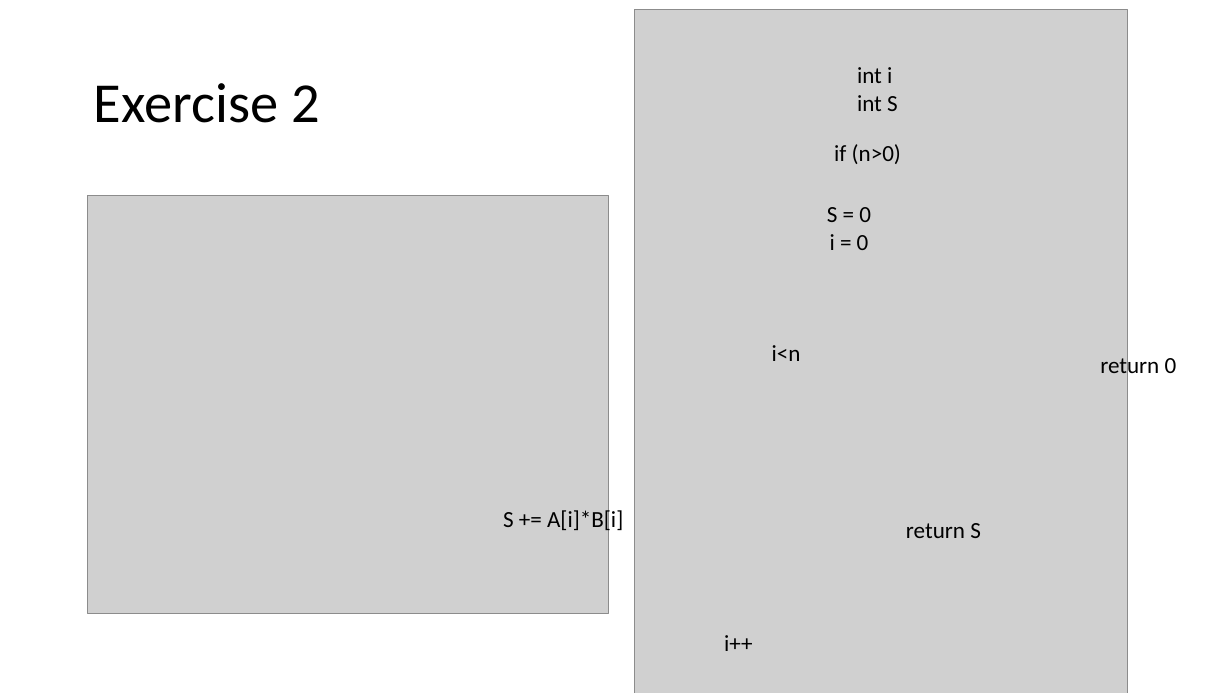
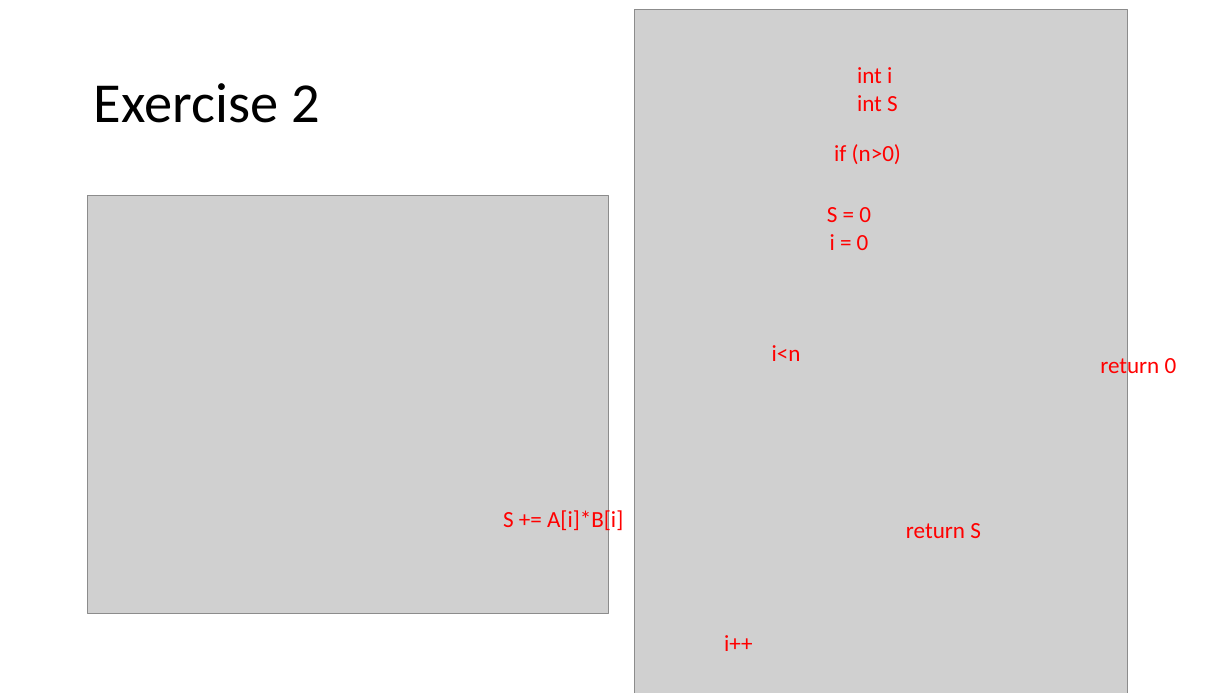
Before and after one commit to amy200377/class-compiler, a slide deck: slide 7 of ex01/ex01_ans.pptx. Drawn at 1232x693 pixels with LibreOffice and Linux fonts; fonts in the diff are those of the drawing; grey boxes stand for pictures. Boxes give left, top, right and bottom in pixels: in the first picture for what was removed or moved away, otherwise in the second. Text is boxed around its words. In the diff, an @@ line names an element or a change of style, - is before the commit and + after.

```diff
--- a/ex01/ex01_ans.pptx
+++ b/ex01/ex01_ans.pptx
@@ text colour #000000 to #FF0000 in 8 elements at <box>834,144,901,164</box>, <box>772,345,801,361</box>, <box>503,508,623,534</box>, <box>724,635,752,651</box>, <box>827,207,871,250</box>, <box>857,67,898,111</box>, <box>906,523,981,538</box>, <box>1100,354,1177,380</box> @@
```
Also in this commit, not shown: 2 other slides changed.
